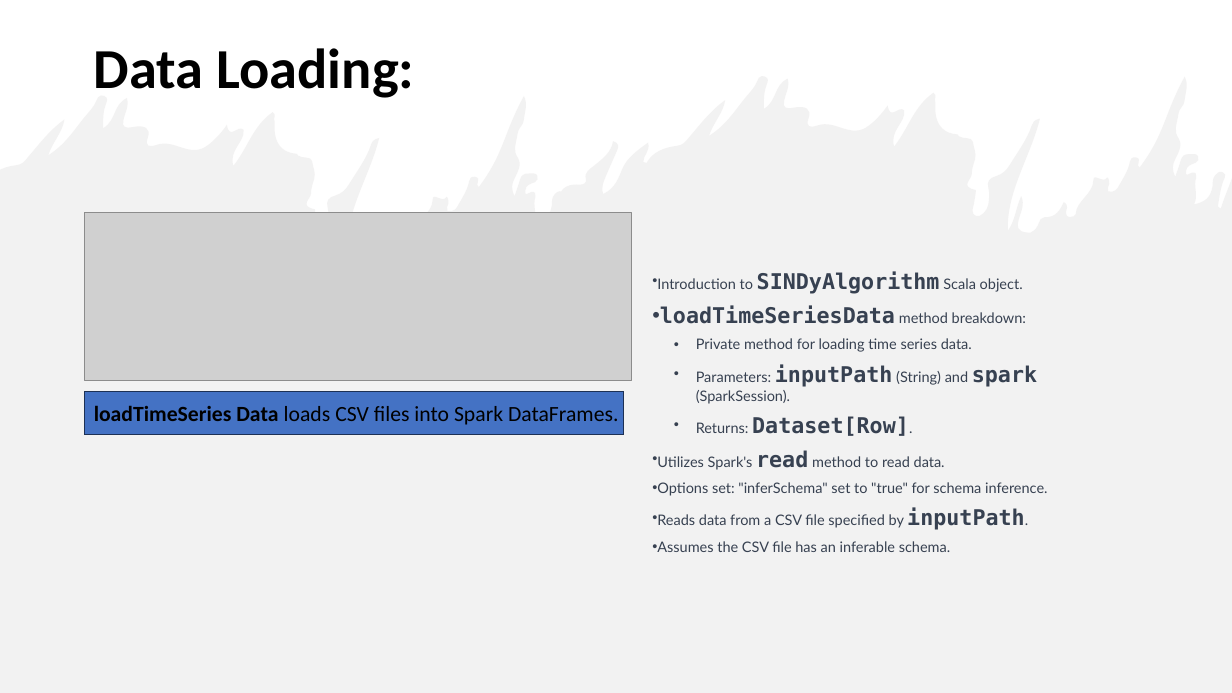
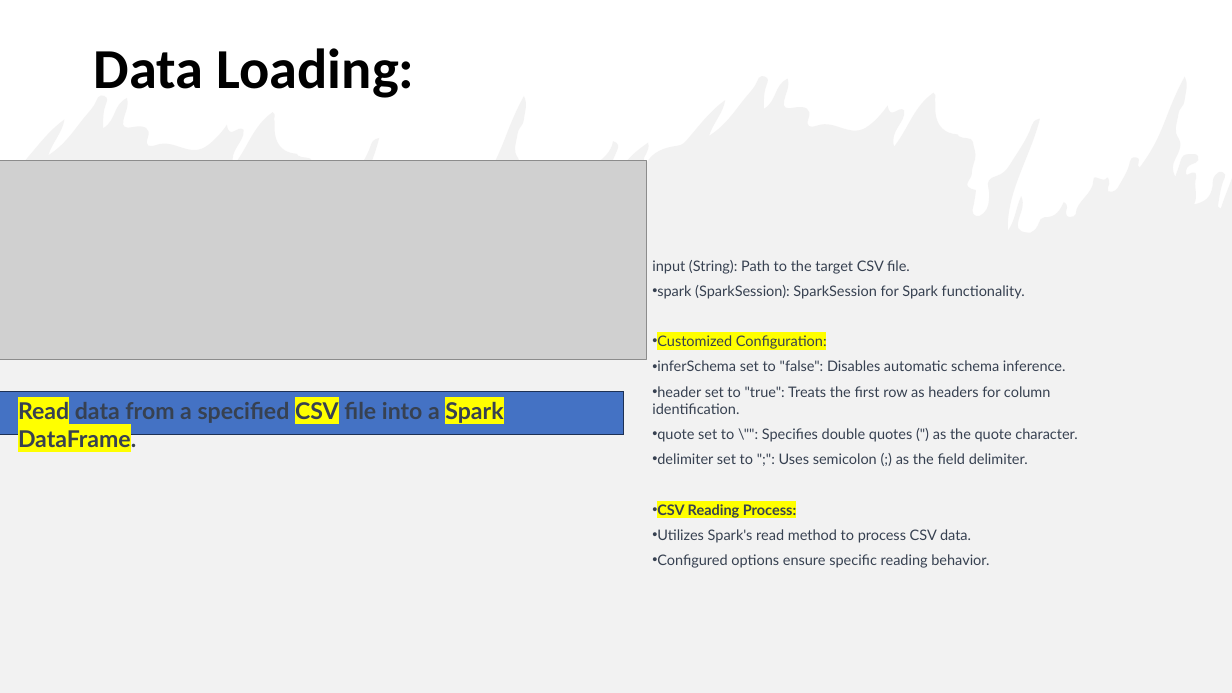
Before and after one commit to steveoscar12/Big-Data-with-Apache-Spark, a slide deck: slide 3 of Xcess Denied.pptx. Drawn at 1232x693 pixels with LibreOffice and Linux fonts; fonts in the diff are those of the drawing; grey boxes stand for pictures. Boxes give left, top, right and bottom in pixels: in the first picture for what was removed or moved away, otherwise in the second. Text is boxed around its words. In the diff, an @@ line names an element or a change of style, - is before the commit and + after.

```diff
--- a/Xcess Denied.pptx
+++ b/Xcess Denied.pptx
@@ picture resized from (x1=85, y1=213, x2=632, y2=381) to (x1=0, y1=160, x2=647, y2=360) @@
@@ text at (x1=652, y1=260, x2=1077, y2=568): text changed @@
-• Introduction to SINDyAlgorithm Scala object.
-• loadTimeSeriesData method breakdown:
-  • Private method for loading time series data.
-  • Parameters: inputPath (String) and spark (SparkSession).
-  • Returns: Dataset[Row].
-• Utilizes Spark's read method to read data.
-• Options set: "inferSchema" set to "true" for schema inference.
-• Reads data from a CSV file specified by inputPath.
-• Assumes the CSV file has an inferable schema.
+input (String): Path to the target CSV file.
+• spark (SparkSession): SparkSession for Spark functionality.
+• Customized Configuration:
+• inferSchema set to "false": Disables automatic schema inference.
+• header set to "true": Treats the first row as headers for column identification.
+• quote set to \"": Specifies double quotes (") as the quote character.
+• delimiter set to ";": Uses semicolon (;) as the field delimiter.
+• CSV Reading Process:
+• Utilizes Spark's read method to process CSV data.
+• Configured options ensure specific reading behavior.
@@ rectangle resized from (x1=85, y1=392, x2=624, y2=434) to (x1=0, y1=392, x2=624, y2=434) @@
@@ text at (x1=18, y1=402, x2=503, y2=452): text changed; size 16.9 to 18 pt; font Calibri to Lato; text colour #000000 to #374151; bold on @@
-loadTimeSeries Data loads CSV files into Spark DataFrames.
+Read data from a specified CSV file into a Spark DataFrame.
```
Also in this commit, not shown: 1 other slide changed, 3 slides added, 1 slide removed.
